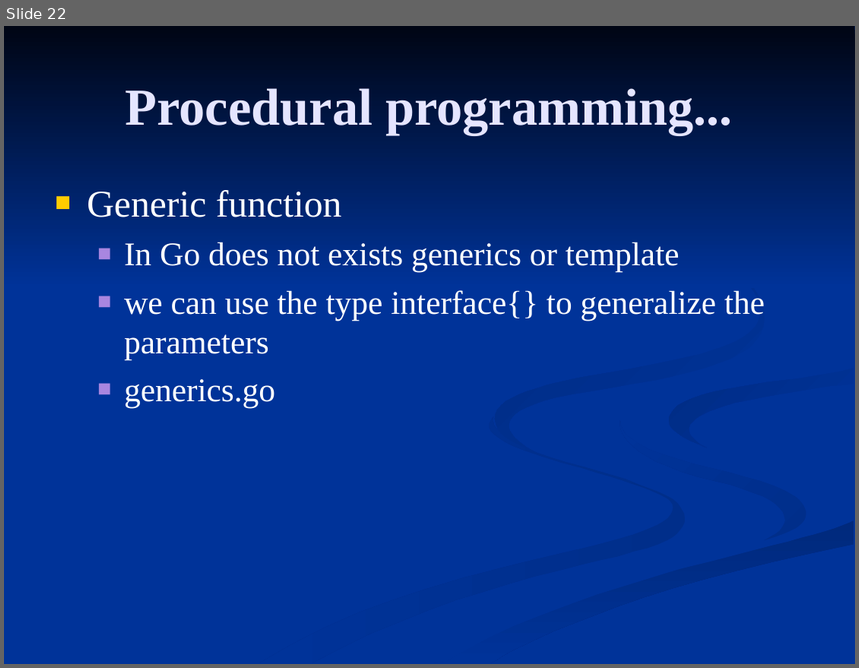
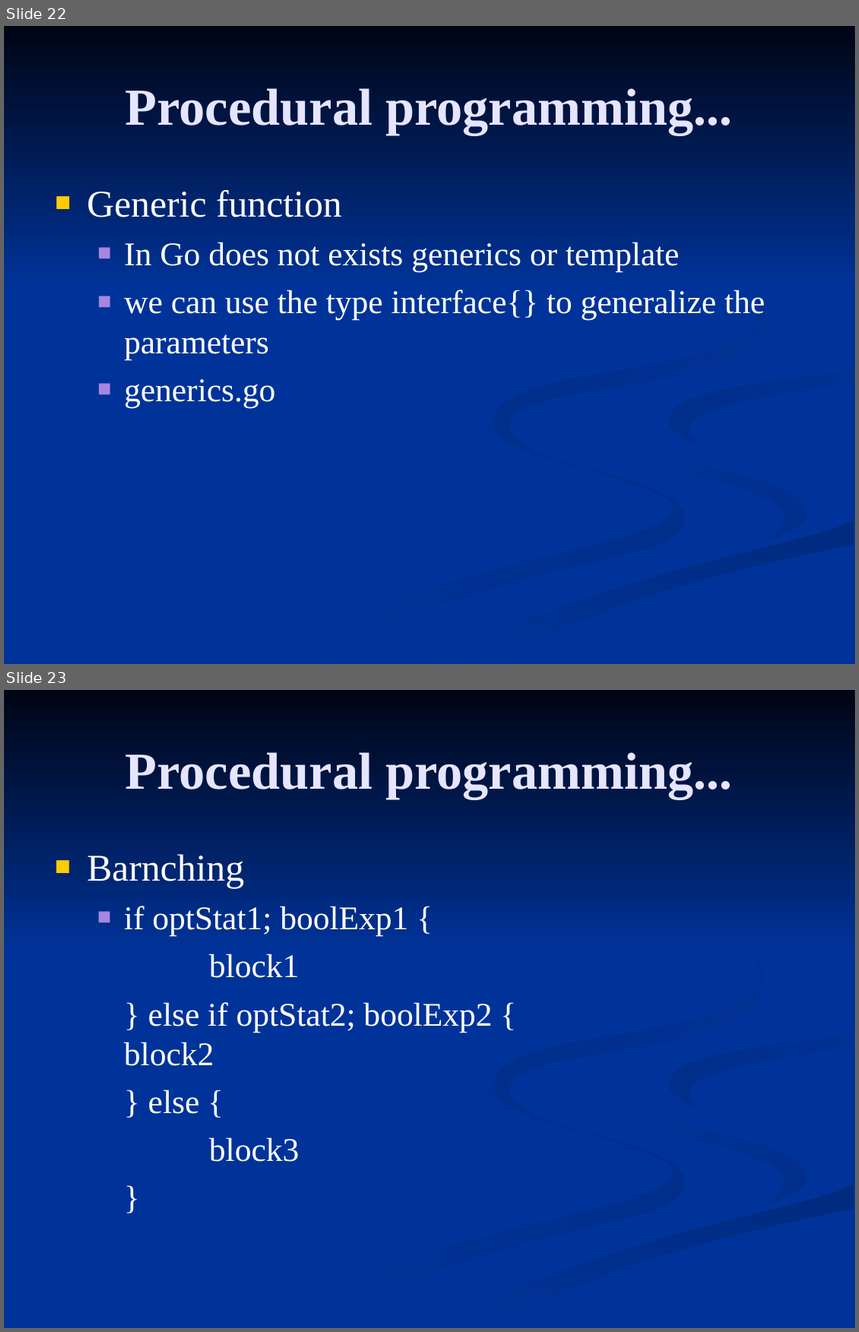
Before and after one commit to FrancoMelandri/GoLang, a slide deck: golang.ppt. Shown one above the other, each under a label of ours: slide 22 before the commit, slides 22 and 23 after it. The pictures are 859x668 and 859x1332 pixels, drawn with LibreOffice and Linux fonts; fonts in the diff are those of the drawing. Boxes give left, top, right and bottom in pixels: in the first picture for what was removed or moved away, otherwise in the second. Text is boxed around its words. In the diff, an @@ line names an element or a change of style, - is before the commit and + after.

```diff
--- a/golang.ppt
+++ b/golang.ppt
@@ slide 23 added at [4,690,855,1328], background #003399; not listed: 7 template elements that a slide beside it also shows @@
@@ title added at [126,752,733,799], 44 pt, text #E5E5FF, bold @@
+Procedural programming...
@@ text added at [87,854,492,1162], 28 pt, text #FFFFFF @@
+■ Barnching
+  ■ if optStat1; boolExp1 {
+  block1
+  } else if optStat2; boolExp2 { block2
+  } else {
+  block3
+  }
@@ slide 22 changed as well @@
@@ freeform shape at [495,224,765,452]: fill gradient #003399 to #002B81 to gradient #002B82 to #003399 @@
```
Also in this commit, not shown: 21 other slides changed, 5 other slides added, 3 other files.
